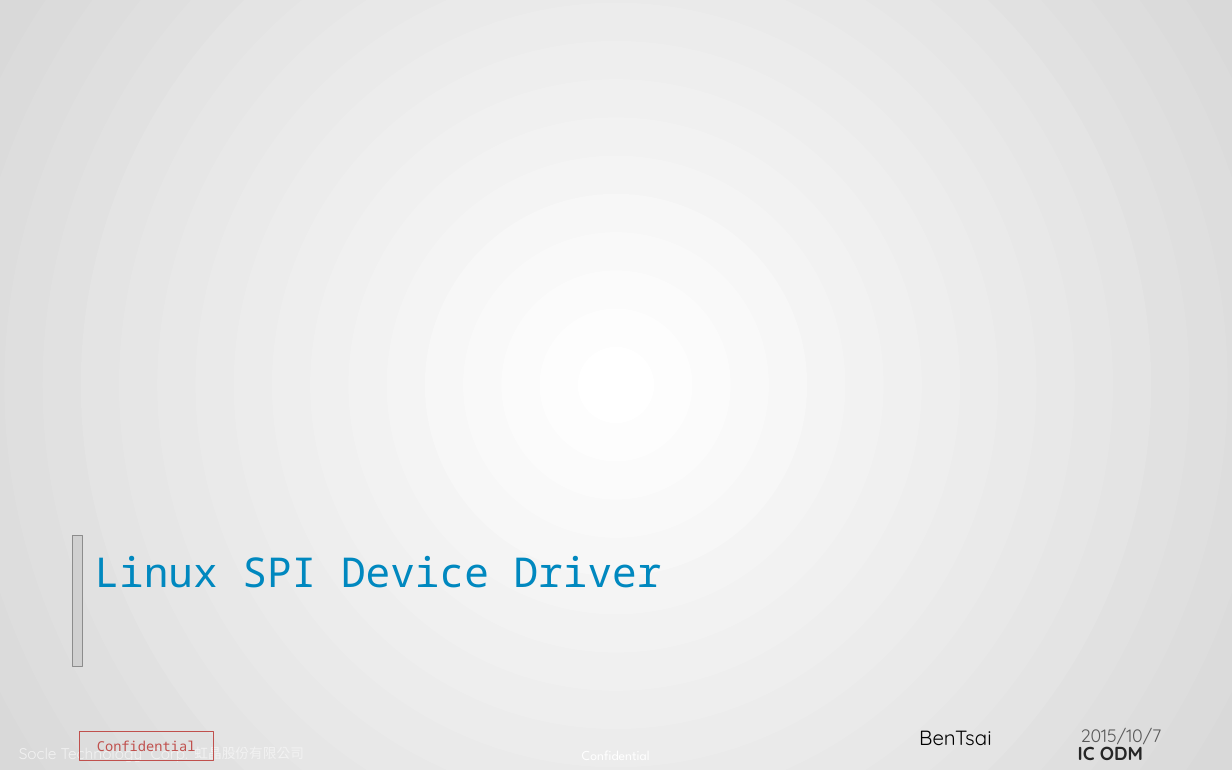
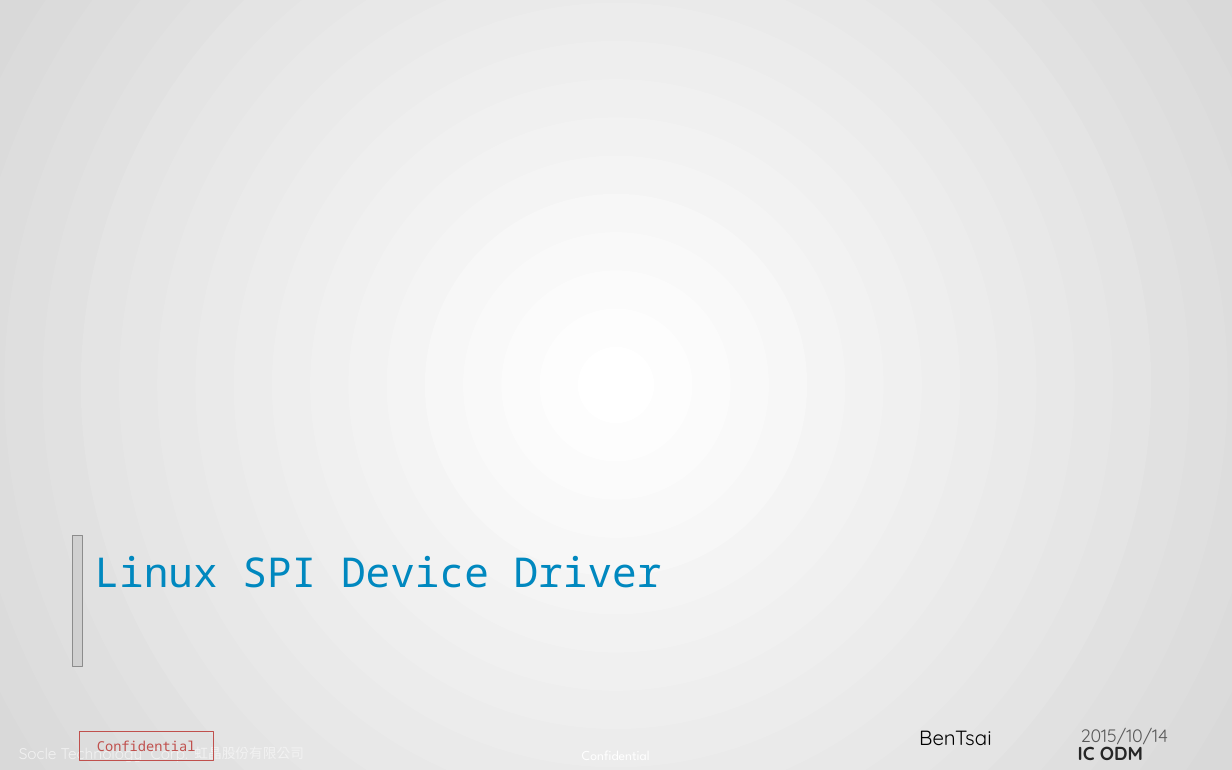
Before and after one commit to JomaskTsai/ppt_linux, a slide deck: slide 1 of spi_report_ben.pptx. Drawn at 1232x770 pixels with LibreOffice and Linux fonts; fonts in the diff are those of the drawing; grey boxes stand for pictures; background and template pictures are left out. Boxes give left, top, right and bottom in pixels: in the first picture for what was removed or moved away, otherwise in the second. Text is boxed around its words. In the diff, an @@ line names an element or a change of style, - is before the commit and + after.

```diff
--- a/spi_report_ben.pptx
+++ b/spi_report_ben.pptx
@@ text at <box>1081,728,1169,749</box>: text changed @@
-2015/10/7
+2015/10/14
```
Also in this commit, not shown: 1 other slide changed.
